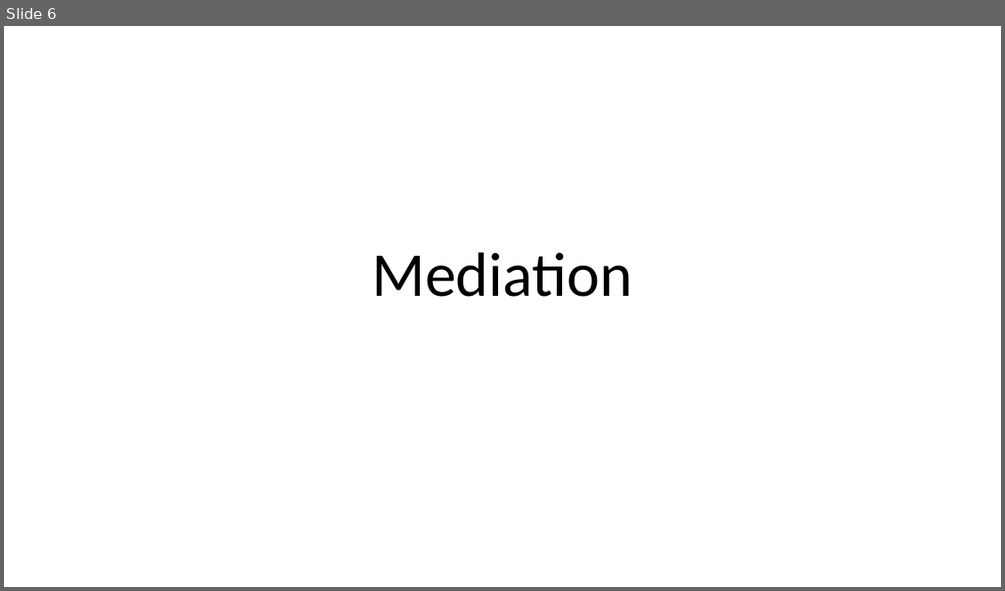
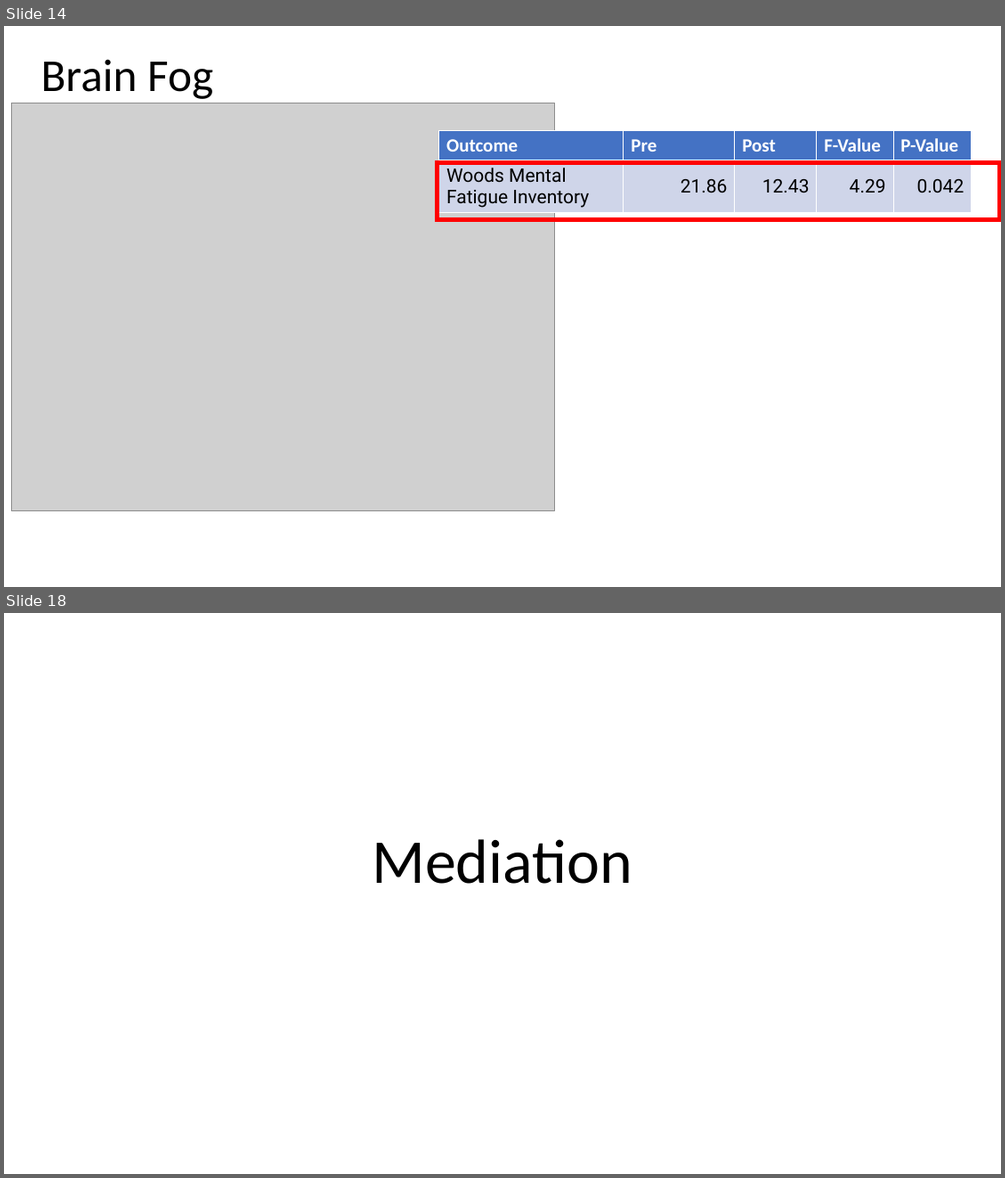
Before and after one commit to orthopedics20/longcovid, a slide deck: Long COVID RCT - Preliminary Analysis.pptx. Shown one above the other, each under a label of ours: slide 6 before the commit, slides 14 and 18 after it; the slides between them are not shown. The pictures are 1005x591 and 1005x1178 pixels, drawn with LibreOffice and Linux fonts; fonts in the diff are those of the drawing; grey boxes stand for pictures. Boxes give left, top, right and bottom in pixels: in the first picture for what was removed or moved away, otherwise in the second. Text is boxed around its words. In the diff, an @@ line names an element or a change of style, - is before the commit and + after.

```diff
--- a/Long COVID RCT - Preliminary Analysis.pptx
+++ b/Long COVID RCT - Preliminary Analysis.pptx
@@ slide 14 added at (x1=4, y1=26, x2=1001, y2=587), background #FFFFFF @@
@@ title added at (x1=41, y1=59, x2=213, y2=99), 44 pt, text #000000 @@
+Brain Fog
@@ picture added at (x1=11, y1=103, x2=554, y2=510) @@
@@ table added at (x1=439, y1=131, x2=971, y2=213), 2 rows, 5 columns @@
+Outcome | Pre | Post | F-Value | P-Value
+Woods Mental Fatigue Inventory | 21.86 | 12.43 | 4.29 | 0.042
@@ rectangle added at (x1=437, y1=163, x2=999, y2=220), outline #FF0000 4.5 pt @@
@@ what was slide 6 is now slide 18 @@
```
Also in this commit, not shown: 2 slides changed, 15 other slides added, 4 slides removed, 14 other files.
